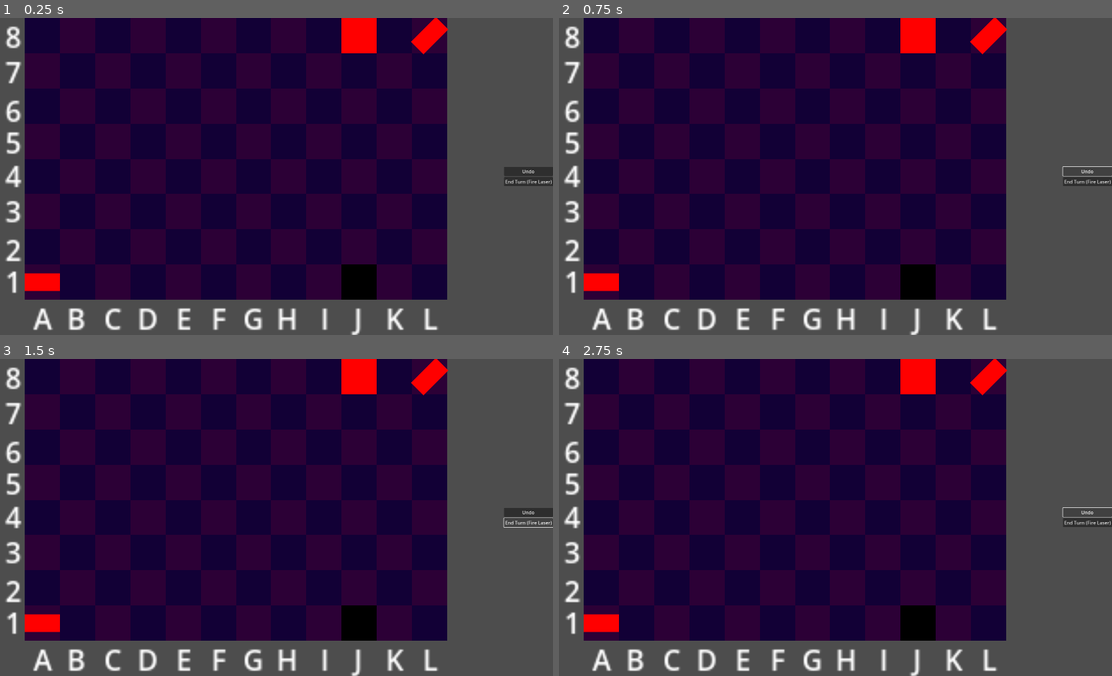
Above: before the commit, frames 1-4 (two rows, left to right).
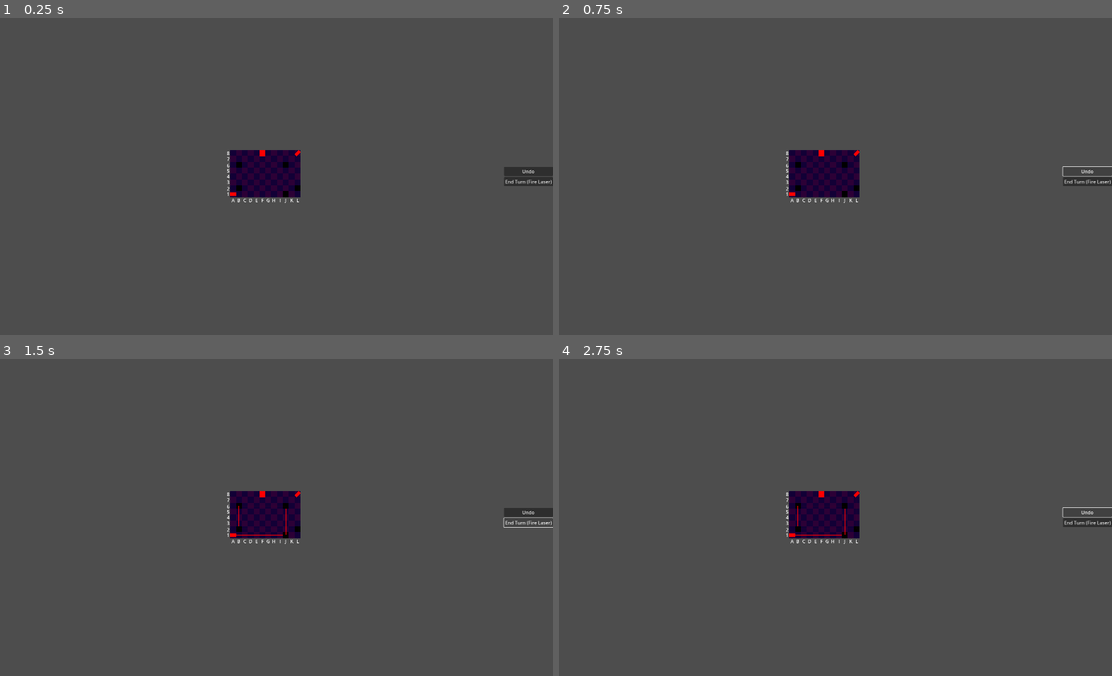
Above: after the commit, the same moments.

Repository: mzbrubak/Reflectix
Game: Godot game, scene res://Scenes/main.tscn
Same seed, same stepped clock (60 frames per second), same inputs: the game is played once before the commit and once after it.
Inputs:
- Up to frame 1 (0.25 s): no input
- Up to frame 2 (0.75 s): click "Undo" at 0.5 s
- Up to frame 3 (1.5 s): click "End Turn (Fire Laser)" at 1.25 s
- Up to frame 4 (2.75 s): click "Undo" at 2 s

The runs differ from the first frame. In frame 1, 69% of the frame differs, in the area x 0-82%, y 0-100%; in frame 2, 69%; in frame 3, 69%; in frame 4, 69%.

Commit message:
Multiple Reflection Fix and Rudimentary Beam Rendering
fixed issues involving numerical instability and wrong-direction reflections from problems with local vs global coordinates.  Laser is rendered as a red line from the point of emission to point of collision

Diff:
--- a/Scenes/laser.gd
+++ b/Scenes/laser.gd
@@ -4,7 +4,7 @@
 
 # Called when the node enters the scene tree for the first time.
 func _ready():
-	parent_rotation=self.get_parent().get_parent().rotation#needed to correct for direction of raycase being set to local
+	parent_rotation=self.get_parent().get_parent().rotation#needed to correct for direction of raycast being set to local
 
 
 # Called every frame. 'delta' is the elapsed time since the previous frame.
@@ -17,30 +17,31 @@
 	await scene_tree.physics_frame
 	await scene_tree.physics_frame
 	if self.is_colliding():
+
+		#print(self.get_collision_point())
+		$BeamSegment.points[1]=self.get_collision_point()-self.global_position
+		$BeamSegment.points[1]=$BeamSegment.points[1].rotated(-parent_rotation)
 		var hit_ref=self.get_collider()
 		print(hit_ref)
 		if hit_ref.get_collision_layer_value(2)==true:#if target opaque
 			hit_ref.get_parent().destroy()
 		elif hit_ref.get_collision_layer_value(1)==true:#if target reflective
 			reflect(hit_ref)
-	enabled=false
+	#enabled=false
 
 func reflect(hit_ref):
 	var reflected_laser=hit_ref.get_node("Laser")
 	#finds correct beam parameters to send to raycast of hit mirror, then fires that raycast as laser
-	var mirror_normal=get_collision_normal()
-	mirror_normal=mirror_normal/abs(max(mirror_normal.x,mirror_normal.y))#now all components should be -1, 0 or 1
-	mirror_normal=mirror_normal.snapped(Vector2(1,1))#to remove numerical instability
-	var laser_direction=target_position/abs(max(target_position.x,target_position.y))
-	laser_direction=laser_direction.snapped(Vector2(1,1))
-	laser_direction=laser_direction.bounce(mirror_normal.normalized())
+	var mirror_normal=self.get_collision_normal()
+	var laser_direction=target_position.rotated(parent_rotation)#to go from local to global
+	laser_direction=laser_direction.bounce(mirror_normal.normalized()).snapped(Vector2(1,1))
 	if zcomp==0:#i.e. if we're operating in the 2D plane
-		reflected_laser.updateandfire(get_collision_point(),laser_direction*1000)
+		reflected_laser.updateandfire(get_collision_point(),laser_direction.normalized()*1000)
 	else:#if using 3D
 		pass#do fun things later :)
 
 func updateandfire(collision_point,direction):#only 2D version for now
-	target_position=direction.rotated(-parent_rotation)#corrects for rotation of mirror
+	target_position=direction.rotated(-parent_rotation)#to go from global to local
 	print(target_position)
 	global_position=collision_point
 	fire()
--- /dev/null
+++ b/Scenes/laser.tscn
@@ -0,0 +1,13 @@
+[gd_scene load_steps=2 format=3 uid="uid://be6uqcjerdu07"]
+
+[ext_resource type="Script" path="res://Scenes/laser.gd" id="1_66cox"]
+
+[node name="Laser" type="RayCast2D"]
+enabled = false
+collision_mask = 11
+script = ExtResource("1_66cox")
+
+[node name="BeamSegment" type="Line2D" parent="." groups=["BeamSegments"]]
+points = PackedVector2Array(0, 0, 0, 0)
+width = 1.0
+default_color = Color(1, 0, 0, 1)
--- a/Scenes/laseremitter.tscn
+++ b/Scenes/laseremitter.tscn
@@ -1,7 +1,7 @@
 [gd_scene load_steps=5 format=3 uid="uid://dkuug16ke60wh"]
 
 [ext_resource type="Script" path="res://Scenes/laseremitter.gd" id="1_du4aj"]
-[ext_resource type="Script" path="res://Scenes/laser.gd" id="2_q342s"]
+[ext_resource type="PackedScene" uid="uid://be6uqcjerdu07" path="res://Scenes/laser.tscn" id="2_noqw7"]
 
 [sub_resource type="PlaceholderTexture2D" id="PlaceholderTexture2D_oqpmt"]
 
@@ -24,11 +24,5 @@
 [node name="BodyShape" type="CollisionShape2D" parent="Body"]
 shape = SubResource("RectangleShape2D_huqak")
 
-[node name="Laser" type="RayCast2D" parent="Body"]
-modulate = Color(1, 0, 0, 1)
-position = Vector2(10, 0)
-enabled = false
+[node name="Laser" parent="Body" instance=ExtResource("2_noqw7")]
 target_position = Vector2(1000, 0)
-collision_mask = 11
-hit_from_inside = true
-script = ExtResource("2_q342s")
--- a/Scenes/main.tscn
+++ b/Scenes/main.tscn
@@ -14,19 +14,33 @@
 position = Vector2(-130, 60)
 
 [node name="Camera2D" type="Camera2D" parent="."]
-zoom = Vector2(6, 6)
 
 [node name="Player1Pieces" type="Node2D" parent="."]
 
 [node name="LaserEmitter" parent="Player1Pieces" instance=ExtResource("1_g7mjg")]
 position = Vector2(-130, 60)
 
+[node name="King" parent="Player1Pieces" instance=ExtResource("4_kfvhc")]
+position = Vector2(-30, -79)
+
 [node name="Mirror" parent="Player1Pieces" instance=ExtResource("2_6nsyl")]
 position = Vector2(50, 60)
 rotation = 1.5708
 
-[node name="King" parent="Player1Pieces" instance=ExtResource("4_kfvhc")]
-position = Vector2(50, -80)
+[node name="Mirror2" parent="Player1Pieces" instance=ExtResource("2_6nsyl")]
+position = Vector2(50, -40)
+
+[node name="Mirror3" parent="Player1Pieces" instance=ExtResource("2_6nsyl")]
+position = Vector2(-110, -40)
+rotation = 4.71239
+
+[node name="Mirror4" parent="Player1Pieces" instance=ExtResource("2_6nsyl")]
+position = Vector2(-110, 40)
+rotation = 3.14159
+
+[node name="Mirror5" parent="Player1Pieces" instance=ExtResource("2_6nsyl")]
+position = Vector2(90, 40)
+rotation = 1.5708
 
 [node name="Player2Pieces" type="Node2D" parent="."]
 
--- a/Scenes/mirror.tscn
+++ b/Scenes/mirror.tscn
@@ -1,7 +1,7 @@
 [gd_scene load_steps=6 format=3 uid="uid://yocbirg225wt"]
 
 [ext_resource type="Script" path="res://Scenes/mirror.gd" id="1_2hn2q"]
-[ext_resource type="Script" path="res://Scenes/laser.gd" id="2_cc8ty"]
+[ext_resource type="PackedScene" uid="uid://be6uqcjerdu07" path="res://Scenes/laser.tscn" id="2_054yh"]
 
 [sub_resource type="PlaceholderTexture2D" id="PlaceholderTexture2D_pn3q1"]
 
@@ -26,12 +26,8 @@
 [node name="Mirror" type="CollisionShape2D" parent="MirrorSurface"]
 shape = SubResource("SegmentShape2D_g8scn")
 
-[node name="Laser" type="RayCast2D" parent="MirrorSurface"]
-modulate = Color(1, 0, 0, 1)
-enabled = false
+[node name="Laser" parent="MirrorSurface" instance=ExtResource("2_054yh")]
 target_position = Vector2(-50, 50)
-collision_mask = 11
-script = ExtResource("2_cc8ty")
 
 [node name="OpaqueSurface" type="StaticBody2D" parent="."]
 collision_layer = 2
--- a/project.godot
+++ b/project.godot
@@ -10,7 +10,7 @@
 
 [application]
 
-config/name="New Game Project"
+config/name="Reflectix"
 run/main_scene="res://Scenes/main.tscn"
 config/features=PackedStringArray("4.3", "GL Compatibility")
 config/icon="res://icon.svg"
@@ -19,6 +19,10 @@
 
 window/size/viewport_width=1920
 window/size/viewport_height=1080
+
+[global_group]
+
+BeamSegments=""
 
 [layer_names]
 
